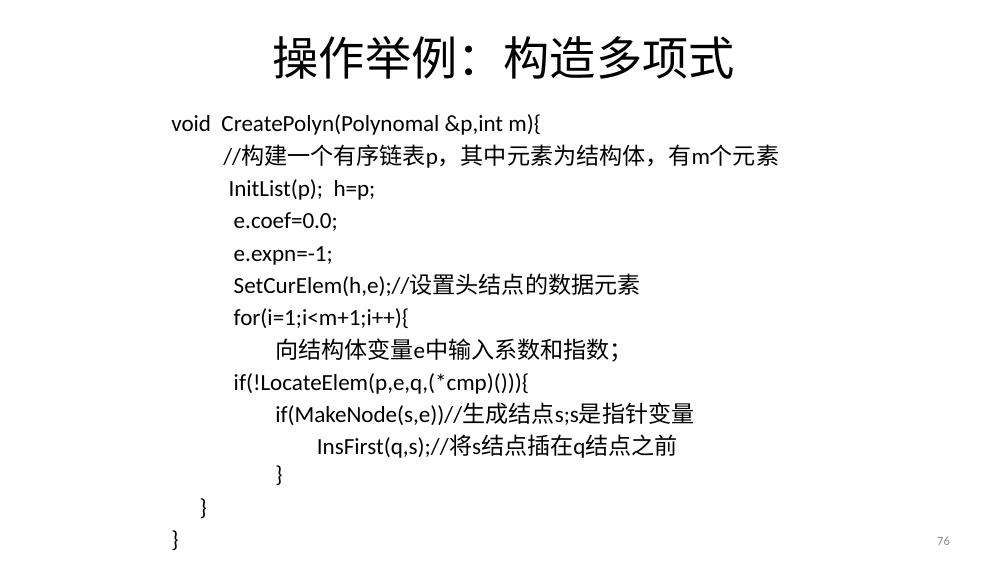
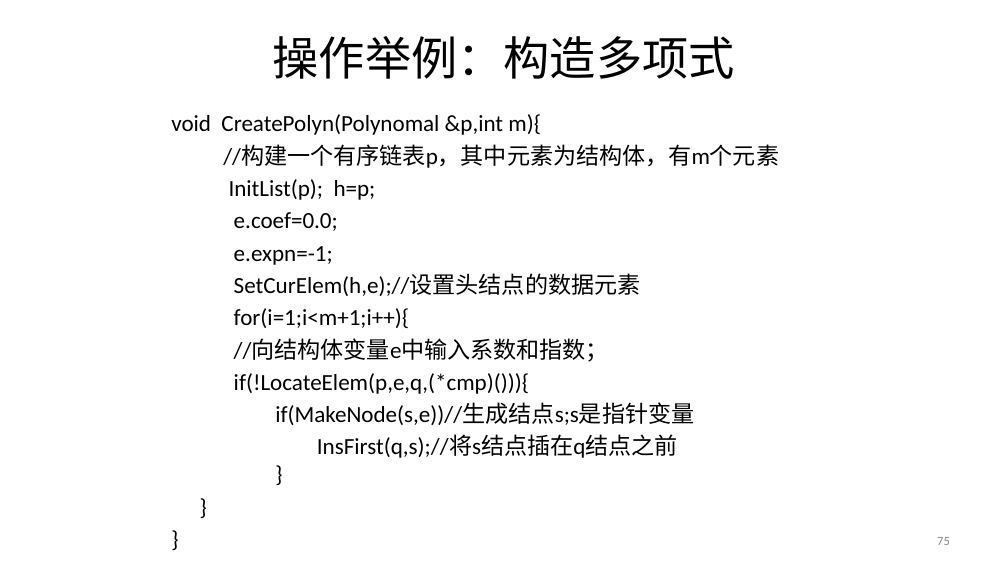
Before and after one commit to Gempittance/Data_Structur_Build, a slide deck: slide 75 of 数据结构PPT/ds2.pptx (slide 76 before the commit). Drawn at 1008x567 pixels with LibreOffice and Linux fonts; fonts in the diff are those of the drawing. Boxes give left, top, right and bottom in pixels: in the first picture for what was removed or moved away, otherwise in the second. Text is boxed around its words. In the diff, an @@ line names an element or a change of style, - is before the commit and + after.

```diff
--- a/数据结构PPT/ds2.pptx
+++ b/数据结构PPT/ds2.pptx
@@ text at (171, 114, 779, 458): indent changed @@
@@ text at (234, 338, 609, 362): text changed @@
-向结构体变量e中输入系数和指数；
+//向结构体变量e中输入系数和指数；
```
Also in this commit, not shown: 27 other slides changed, 1 slide added, 2 other files.
